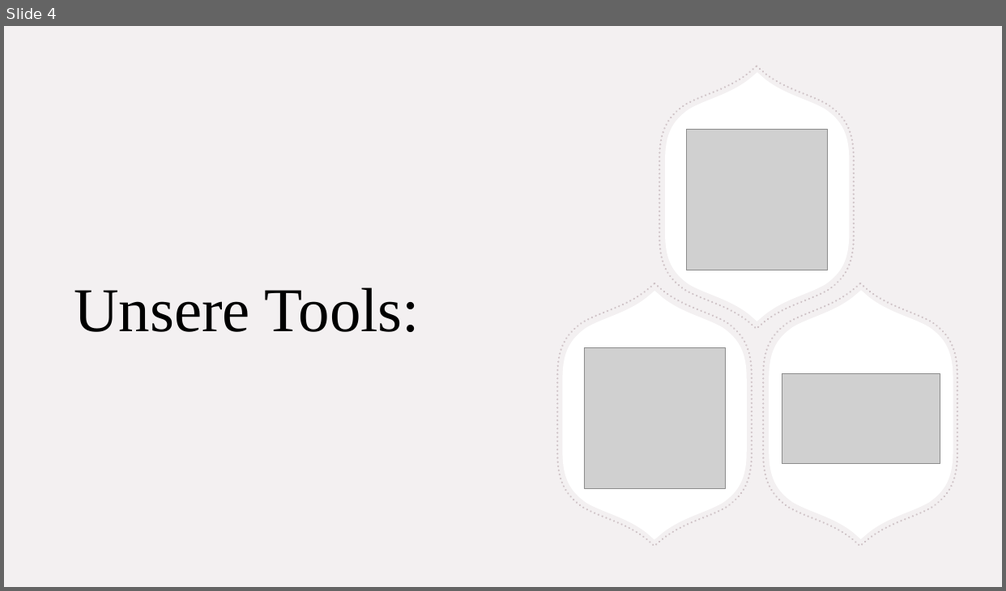
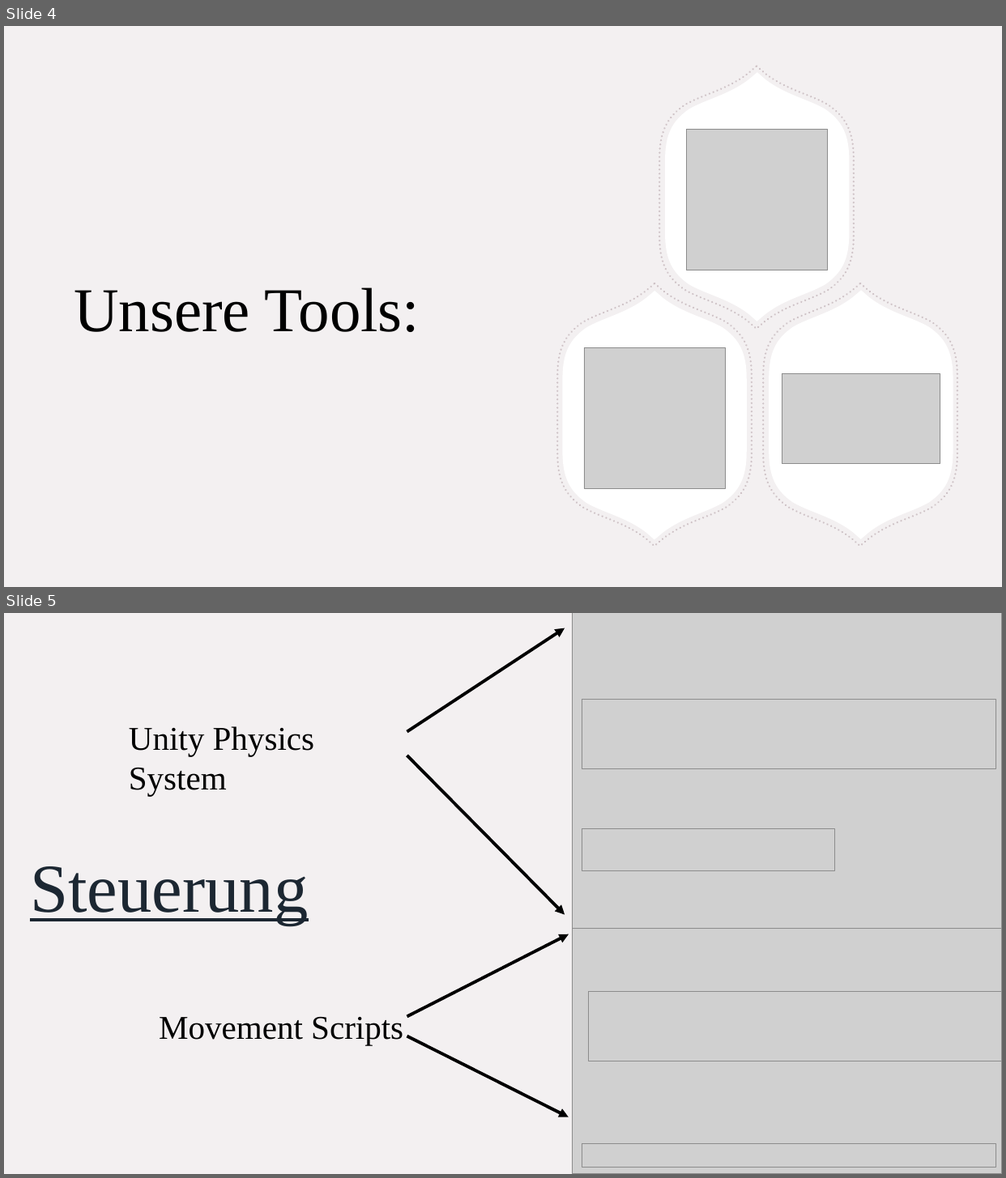
Before and after one commit to TsVBamBus/Unitygame-Niklas-Paul, a slide deck: Stand der Dinge.pptx. Shown one above the other, each under a label of ours: slide 4 before the commit, slides 4 and 5 after it. The pictures are 1006x591 and 1006x1178 pixels, drawn with LibreOffice and Linux fonts; fonts in the diff are those of the drawing; grey boxes stand for pictures. Boxes give left, top, right and bottom in pixels: in the first picture for what was removed or moved away, otherwise in the second. Text is boxed around its words. In the diff, an @@ line names an element or a change of style, - is before the commit and + after.

```diff
--- a/Stand der Dinge.pptx
+++ b/Stand der Dinge.pptx
@@ slide 5 added at <box>4,613,1002,1174</box>, background #F3F0F1; not listed: 2 template elements that a slide beside it also shows @@
@@ arrow added from (407, 732) to (565, 628), #000000 3 pt @@
@@ picture added at <box>573,613,1002,928</box> @@
@@ picture added at <box>582,699,996,769</box> @@
@@ text added at <box>129,726,314,796</box>, 32 pt, text #000000 @@
+Unity Physics System
@@ arrow added from (407, 756) to (565, 914), #000000 3 pt @@
@@ picture added at <box>582,829,835,872</box> @@
@@ title added at <box>30,867,308,925</box>, 66 pt, text #1C2732, underline @@
+Steuerung
@@ arrow added from (407, 1016) to (569, 934), #000000 3 pt @@
@@ picture added at <box>573,929,1002,1174</box> @@
@@ picture added at <box>589,992,1002,1062</box> @@
@@ text added at <box>159,1016,403,1046</box>, 32 pt, text #000000 @@
+Movement Scripts
@@ arrow added from (407, 1037) to (569, 1118), #000000 3 pt @@
@@ picture added at <box>582,1144,996,1169</box> @@
```
Also in this commit, not shown: 4 slides changed, 2 other slides added, 5 other files.
